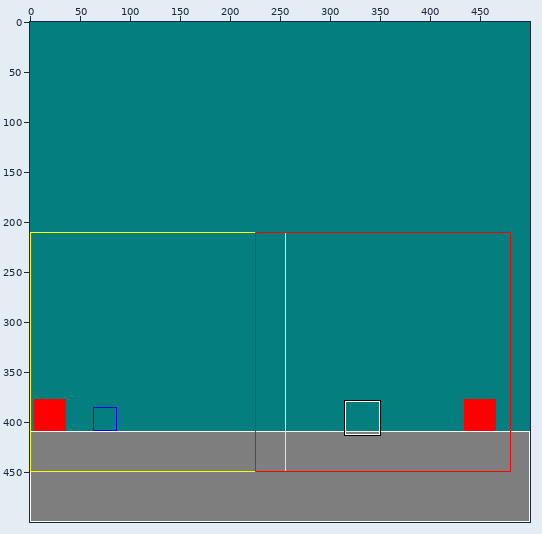
Two states of a pixel-art file, megaman2/assets/textures/stages/room-test.aseprite. The picture above shows the old version from afar; the outline marks the close-up.
Close-up. Before the edit:
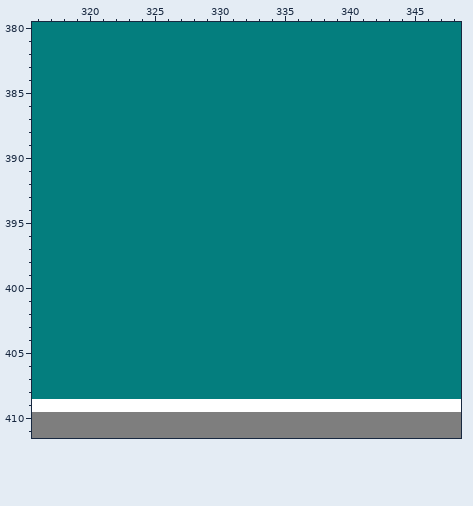
500x500 pixels, 1 frame. Shown: x 316..348, y 380..411. The commit also changed other parts of the picture, which this record leaves out.
The result:
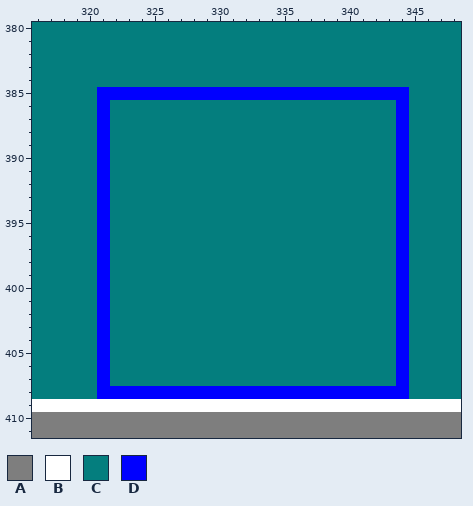
Palette (. is transparent): A #7e7e7e  B #ffffff  C #047e7e  D #0000ff
What changed:
Layer "entities":
y 385: x 321..344 CCCCCCCCCCCCCCCCCCCCCCCC -> DDDDDDDDDDDDDDDDDDDDDDDD
y 386..407: x 321 C -> D; x 344 C -> D
y 408: x 321..344 CCCCCCCCCCCCCCCCCCCCCCCC -> DDDDDDDDDDDDDDDDDDDDDDDD
Boxes around the changes in both close-ups, in picture pixels (x1, y1, x2, y2):
changed: (97, 87, 409, 399)
